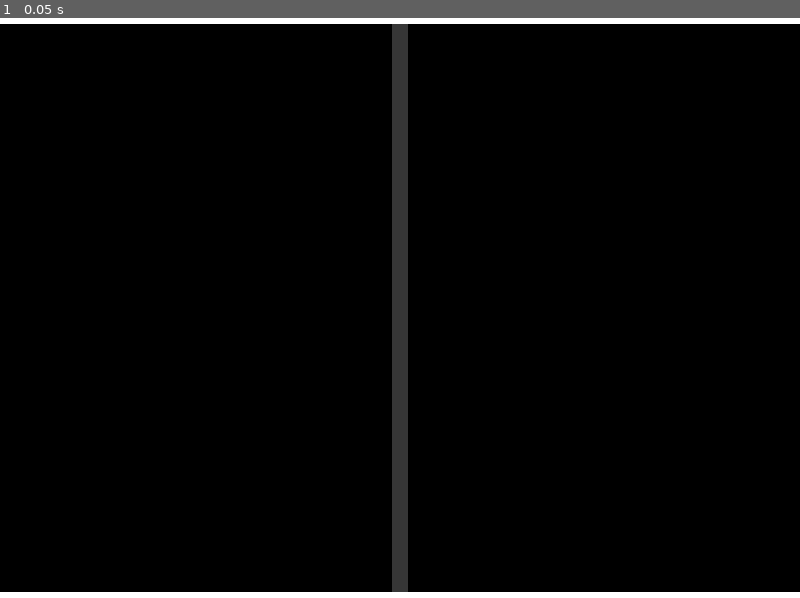
Above: before the commit, frame 1.
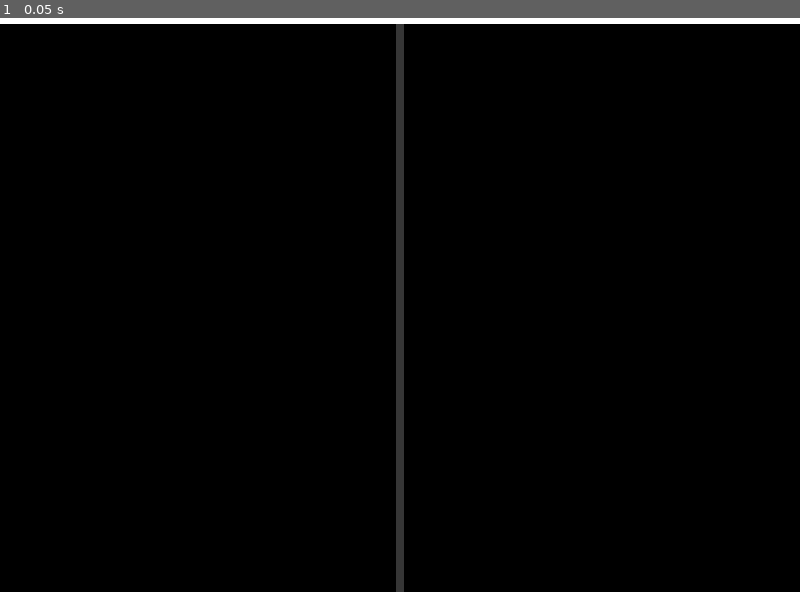
Above: after the commit, the same moment.

Repository: Falme/TDD-PONG
Game: Godot game, scene res://scenes/gameplay.tscn
Two runs of this game, one before a commit and one after it. Both use one fixed random seed, a clock stepped at 60 frames per second and the inputs below.
Inputs:
- Up to frame 1 (0.05 s): no input

The runs differ from the first frame. In frame 1, 1.0% of the frame differs, in the area x 49-51%, y 1-99%.

Commit message:
renamed Walls and resized Divider

Diff:
--- a/scenes/gameplay.tscn
+++ b/scenes/gameplay.tscn
@@ -8,7 +8,7 @@
 
 [sub_resource type="GradientTexture2D" id="GradientTexture2D_00tan"]
 gradient = SubResource("Gradient_7biu0")
-width = 16
+width = 8
 height = 600
 
 [node name="Gameplay" type="Node2D" unique_id=1225641943]
@@ -17,7 +17,7 @@
 position = Vector2(400, 300)
 texture = SubResource("GradientTexture2D_00tan")
 
-[node name="Wall" parent="." unique_id=1177926805 instance=ExtResource("1_7biu0")]
+[node name="WallTop" parent="." unique_id=1177926805 instance=ExtResource("1_7biu0")]
 
-[node name="Wall2" parent="." unique_id=805145854 instance=ExtResource("1_7biu0")]
+[node name="WallBottom" parent="." unique_id=805145854 instance=ExtResource("1_7biu0")]
 position = Vector2(0, 584)
